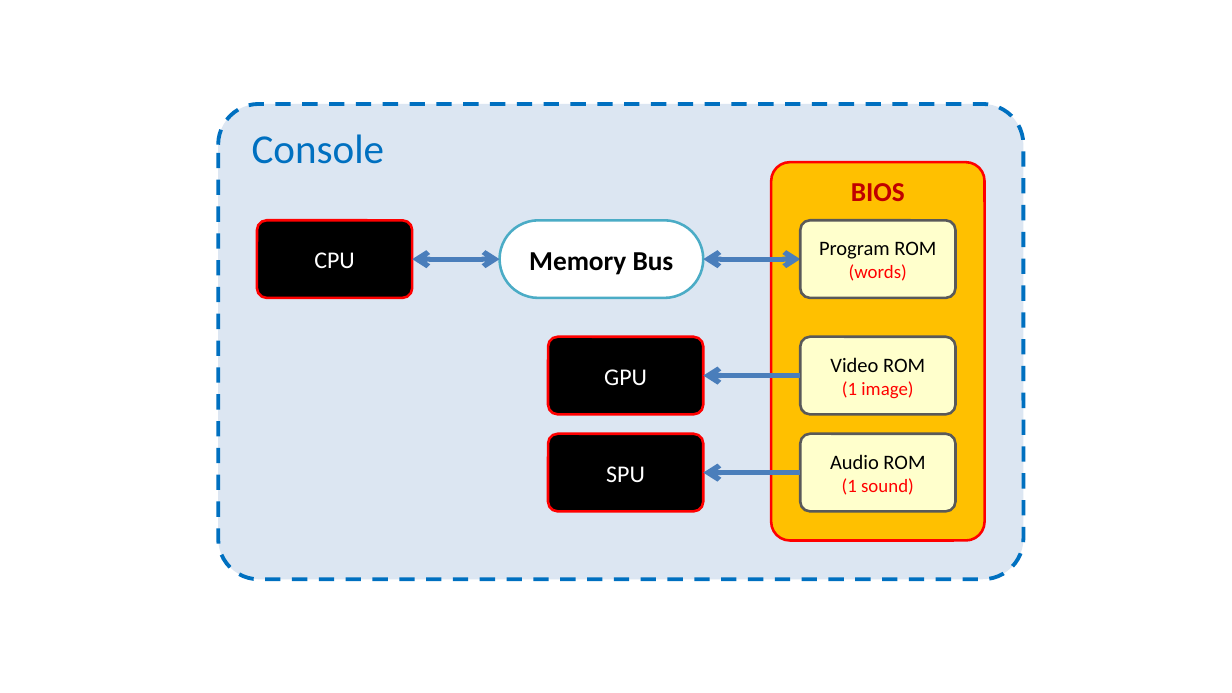
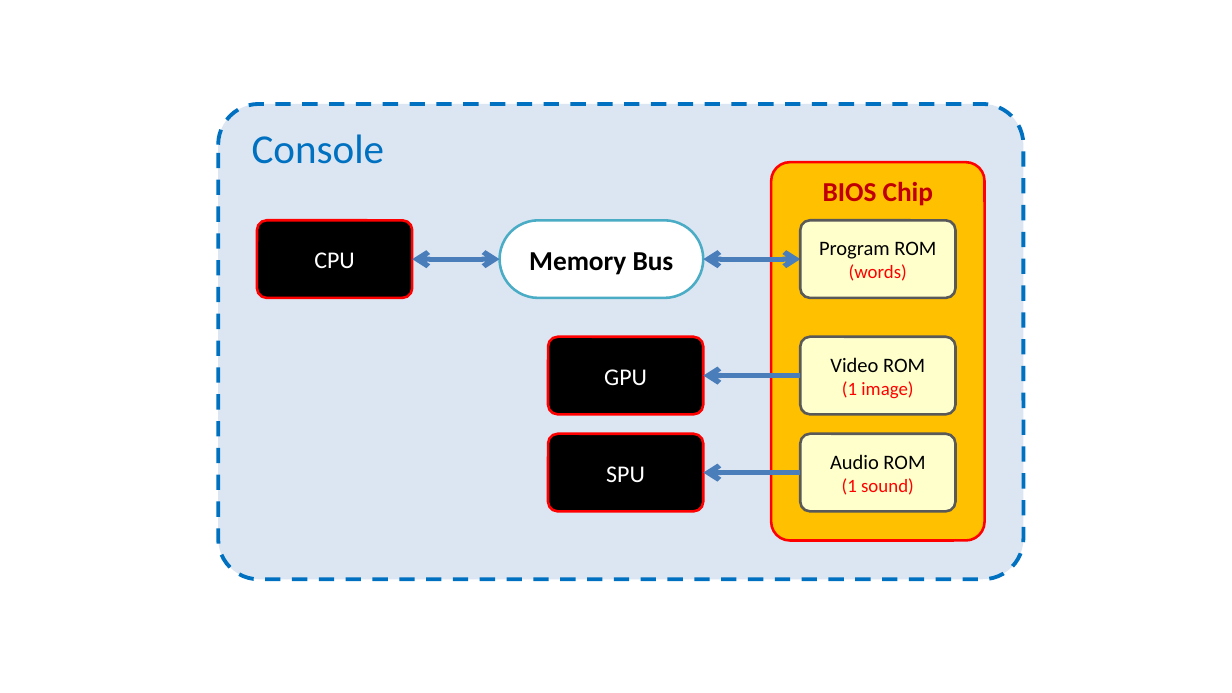
Before and after one commit to vircon32/Vircon32Documents, a slide deck: slide 3 of Specification/English/Editable source images/Images Spec Part 7 - Other console components.pptx. Drawn at 1232x693 pixels with LibreOffice and Linux fonts; fonts in the diff are those of the drawing. Boxes give left, top, right and bottom in pixels: in the first picture for what was removed or moved away, otherwise in the second. Text is boxed around its words. In the diff, an @@ line names an element or a change of style, - is before the commit and + after.

Commit message:
Update English specs for easier chip naming

```diff
--- a/Specification/English/Editable source images/Images Spec Part 7 - Other console components.pptx
+++ b/Specification/English/Editable source images/Images Spec Part 7 - Other console components.pptx
@@ text in rounded rectangle at (823, 182, 933, 206): text changed @@
-BIOS
+BIOS Chip
```
Also in this commit, not shown: 1 other slide changed, 10 other files.
